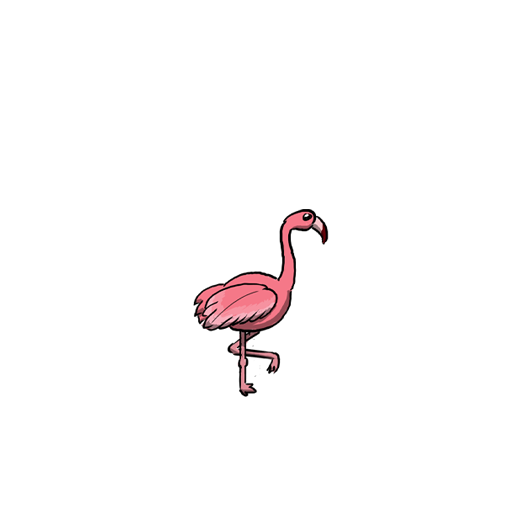
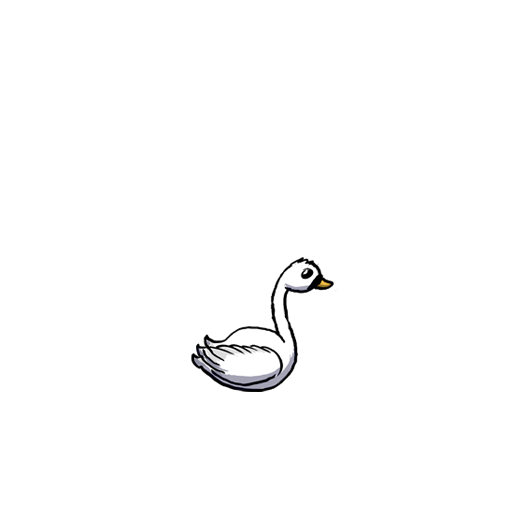
Two versions of the same layered image (512 x 512). Layer-by-layer changes:
added layer "swan" above "flamingo" over left=191, top=257, right=338, bottom=392
hid "flamingo", moved it above "Peacock 1" over left=193, top=209, right=329, bottom=397
